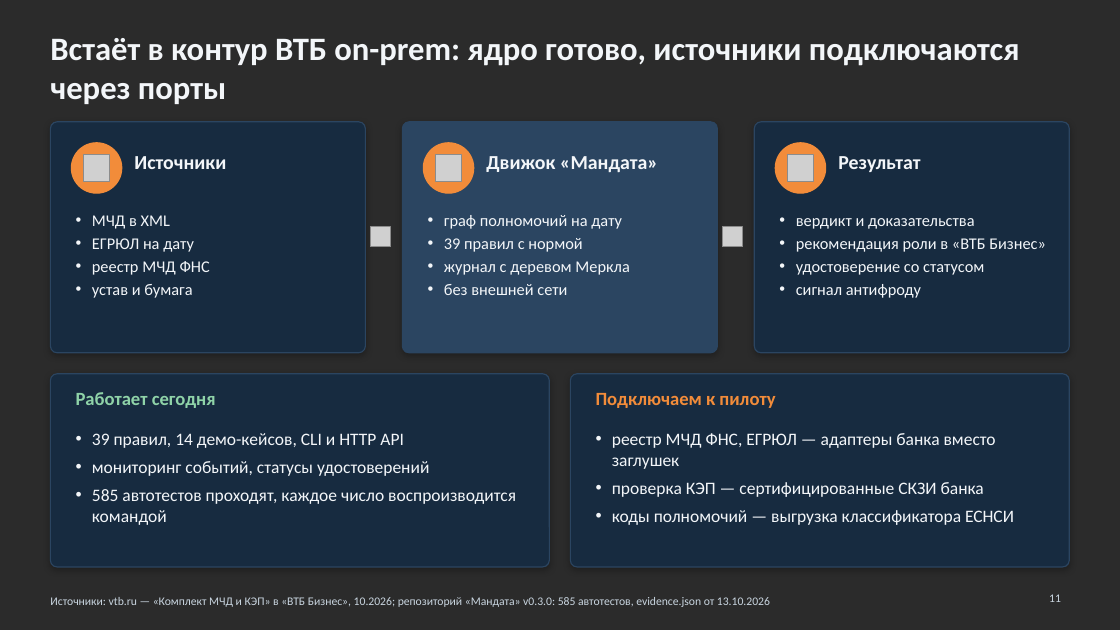
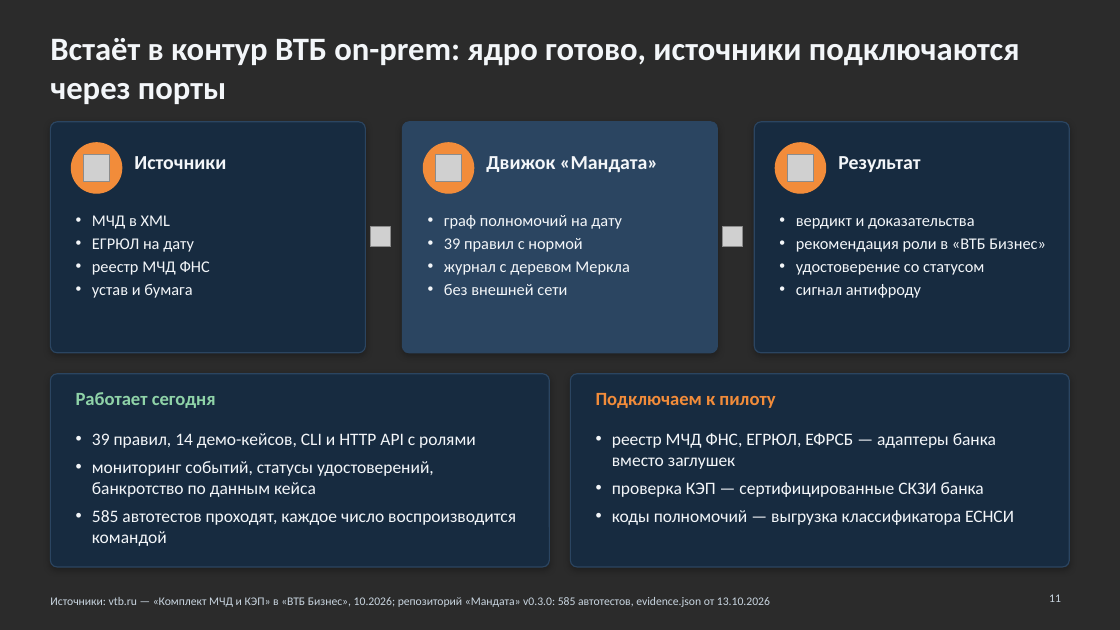
Before and after one commit to KonkovDV/Mandat, a slide deck: slide 11 of Mandat_VTB.pptx. Drawn at 1120x630 pixels with LibreOffice and Linux fonts; fonts in the diff are those of the drawing; grey boxes stand for pictures; background and template pictures are left out; a plain dark background stands for a picture behind light text. Boxes give left, top, right and bottom in pixels: in the first picture for what was removed or moved away, otherwise in the second. Text is boxed around its words. In the diff, an @@ line names an element or a change of style, - is before the commit and + after.

```diff
--- a/Mandat_VTB.pptx
+++ b/Mandat_VTB.pptx
@@ text at box(92, 433, 476, 497): text changed @@
-• 39 правил, 14 демо-кейсов, CLI и HTTP API
-• мониторинг событий, статусы удостоверений
+• 39 правил, 14 демо-кейсов, CLI и HTTP API с ролями
+• мониторинг событий, статусы удостоверений, банкротство по данным кейса
@@ text at box(612, 433, 996, 469): text changed @@
-• реестр МЧД ФНС, ЕГРЮЛ — адаптеры банка вместо заглушек
+• реестр МЧД ФНС, ЕГРЮЛ, ЕФРСБ — адаптеры банка вместо заглушек
```
Also in this commit, not shown: 14 other slides changed, 1 other file.
